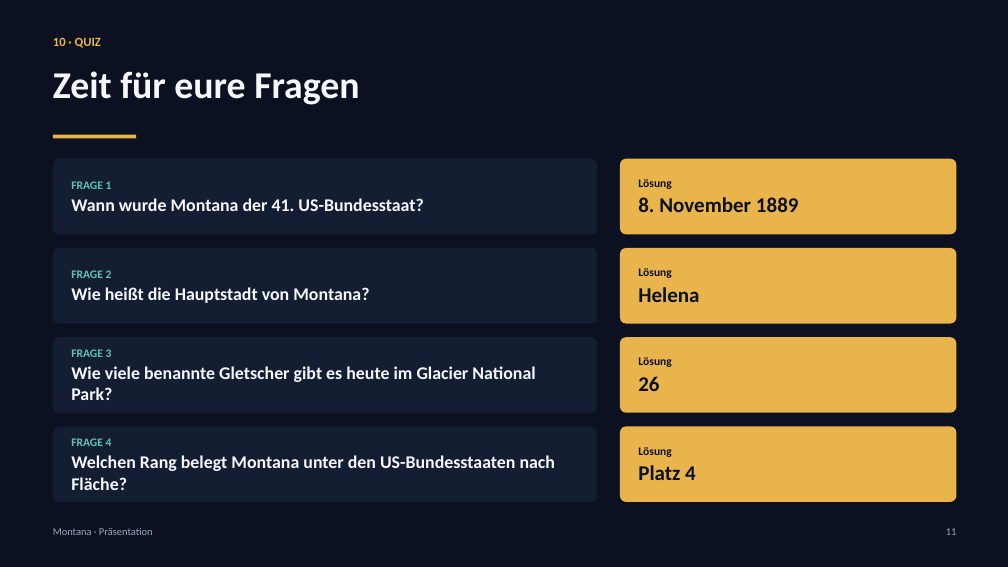
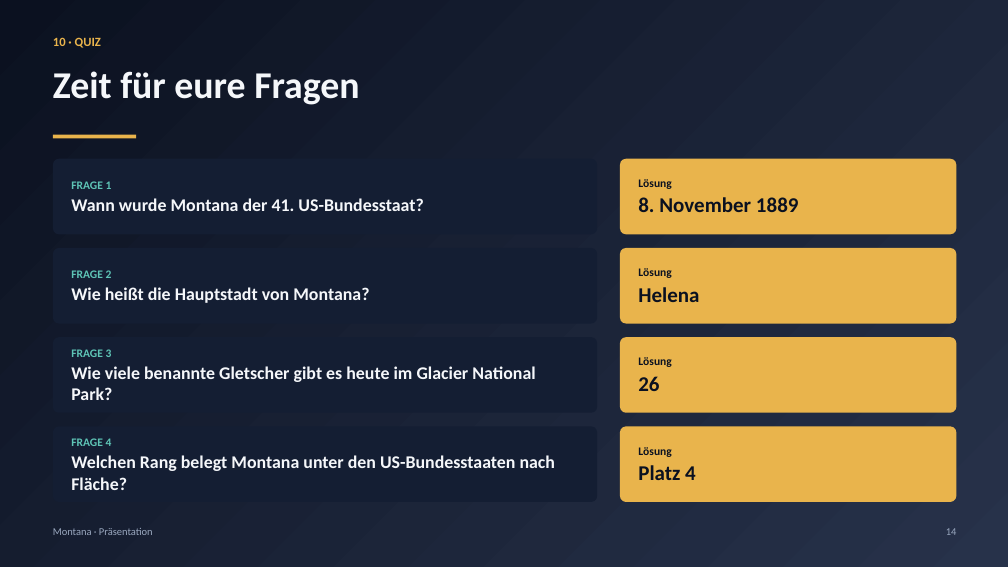
Before and after one commit to jonas050210/Powerpoint-montana, a slide deck: slide 14 of praesentation/Montana.pptx (slide 11 before the commit). Drawn at 1008x567 pixels with LibreOffice and Linux fonts; fonts in the diff are those of the drawing. Boxes give left, top, right and bottom in pixels: in the first picture for what was removed or moved away, otherwise in the second. Text is boxed around its words. In the diff, an @@ line names an element or a change of style, - is before the commit and + after.

Commit message:
Neuer Auftakt mit Morph (USA-Karte, Montana-Zoom) und Morph-Show über alle Folien

```diff
--- a/praesentation/Montana.pptx
+++ b/praesentation/Montana.pptx
@@ background #0B1120 to gradient #0B1120 to #27324A @@
@@ text "FRAGE 2" rewrapped from (x1=53, y1=248, x2=597, y2=324) to (x1=71, y1=270, x2=369, y2=303) @@
@@ text "FRAGE 3" rewrapped from (x1=53, y1=337, x2=597, y2=413) to (x1=71, y1=349, x2=535, y2=400) @@
@@ text at (x1=946, y1=528, x2=957, y2=535): text changed @@
-11
+14
```
Also in this commit, not shown: 10 other slides changed, 3 slides added, 3 other files.
